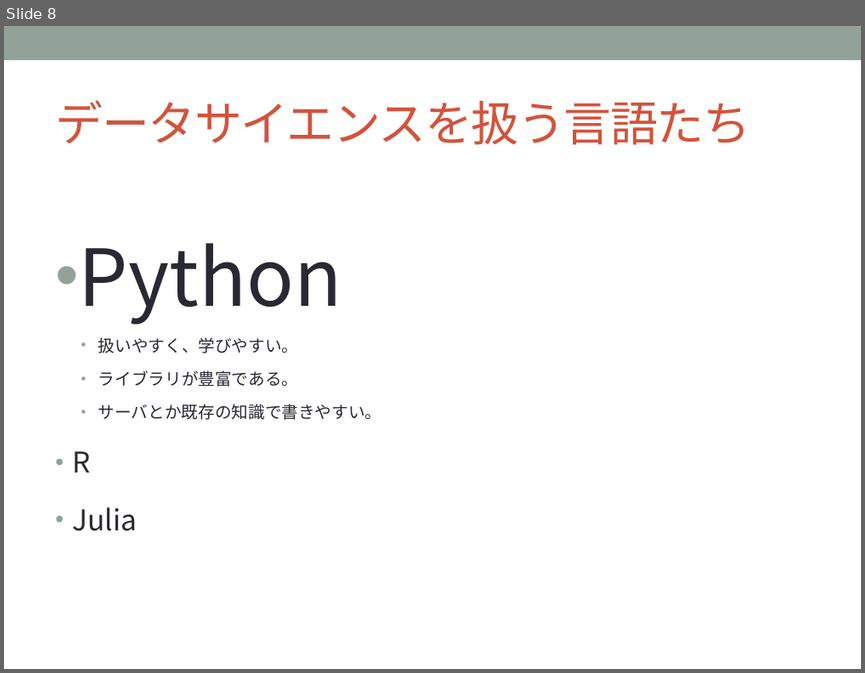
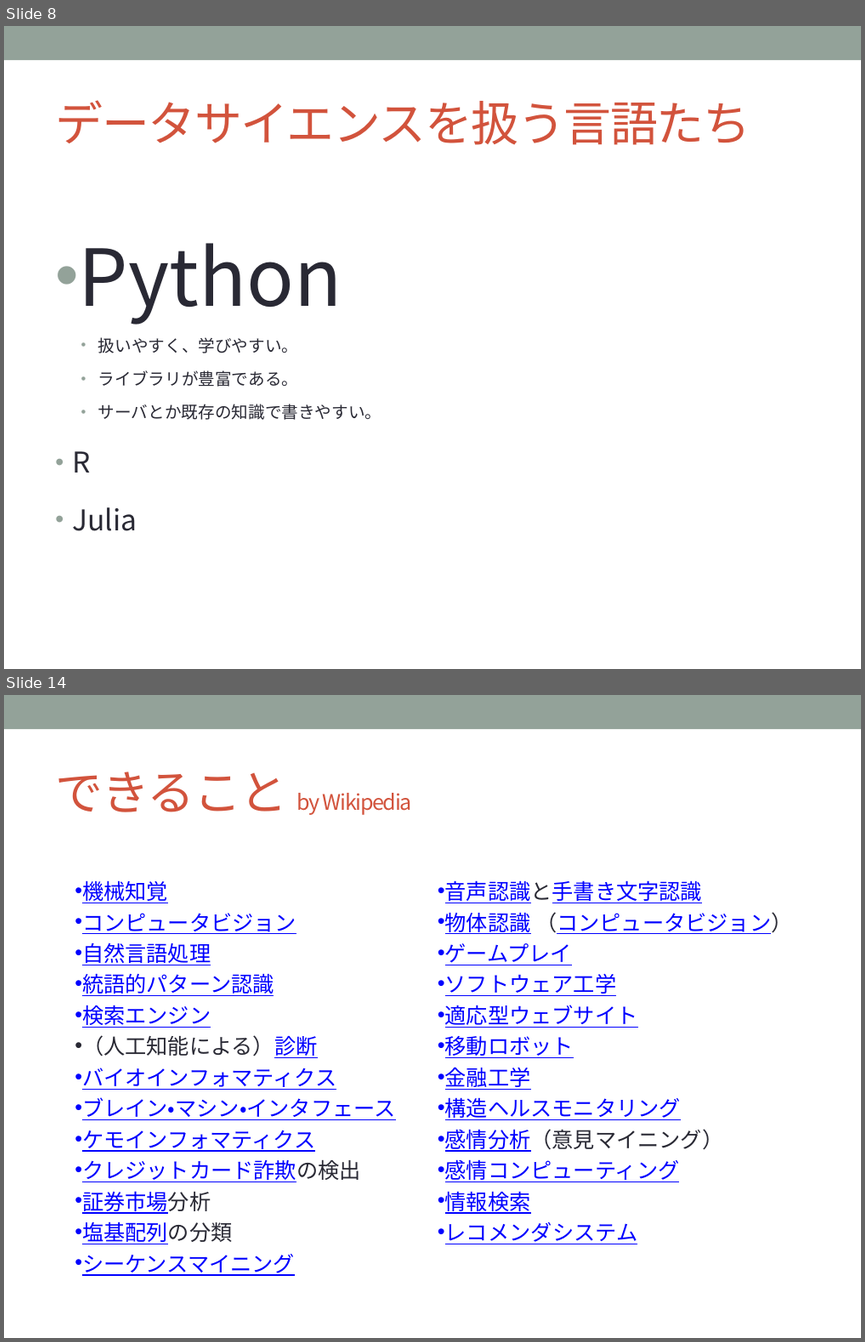
Before and after one commit to sakapun/nds51, a slide deck: 入門系の本を一冊も読まず.pptx. Shown one above the other, each under a label of ours: slide 8 before the commit, slides 8 and 14 after it; the slides between them are not shown. The pictures are 865x673 and 865x1342 pixels, drawn with LibreOffice and Linux fonts; fonts in the diff are those of the drawing. Boxes give left, top, right and bottom in pixels: in the first picture for what was removed or moved away, otherwise in the second. Text is boxed around its words. In the diff, an @@ line names an element or a change of style, - is before the commit and + after.

```diff
--- a/入門系の本を一冊も読まず.pptx
+++ b/入門系の本を一冊も読まず.pptx
@@ slide 14 added at (x1=4, y1=695, x2=861, y2=1338), background #FFFFFF; not listed: 1 template element that a slide beside it also shows @@
@@ title added at (x1=55, y1=771, x2=412, y2=815), 18 pt, text #D2533C @@
+できること by Wikipedia
@@ table added at (x1=75, y1=875, x2=800, y2=1279), 1 rows, 2 columns @@
+機械知覚 / コンピュータビジョン / 自然言語処理 / 統語的パターン認識 / 検索エンジン / （人工知能による）診断 / バイオインフォマティクス / ブレイン・マシン・インタフェース / ケモインフォマティクス / クレジットカード詐欺の検出 / 証券市場分析 / 塩基配列の分類 / シーケンスマイニング | 音声認識と手書き文字認識 / 物体認識 （コンピュータビジョン） / ゲームプレイ / ソフトウェア工学 / 適応型ウェブサイト / 移動ロボット / 金融工学 / 構造ヘルスモニタリング / 感情分析（意見マイニング） / 感情コンピューティング / 情報検索 / レコメンダシステム
```
Also in this commit, not shown: 7 slides changed, 6 other slides added, 1 other file.
